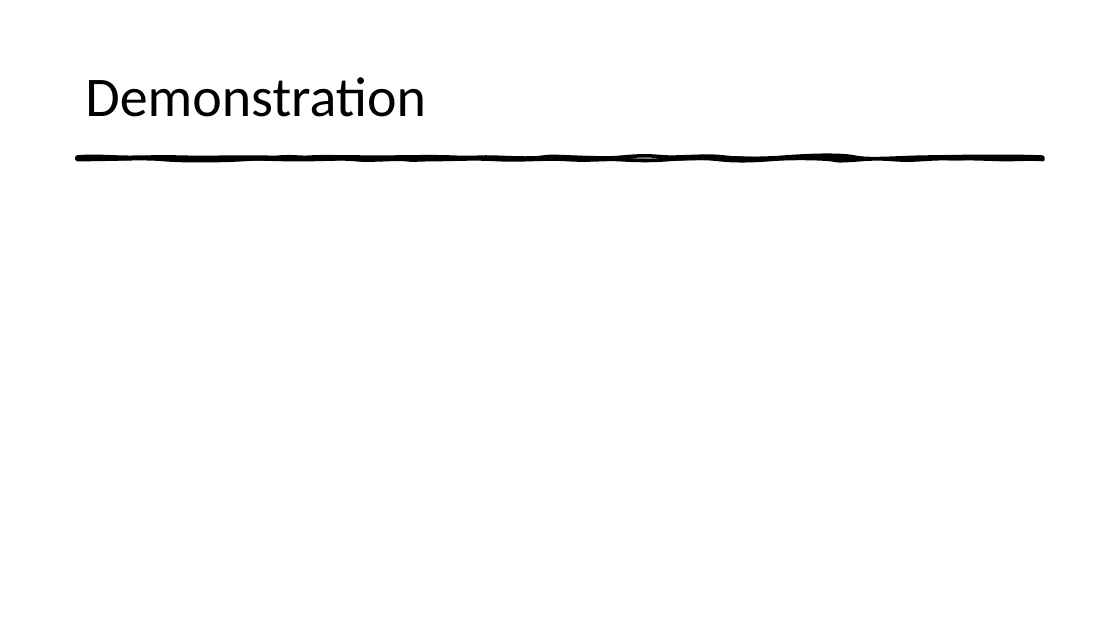
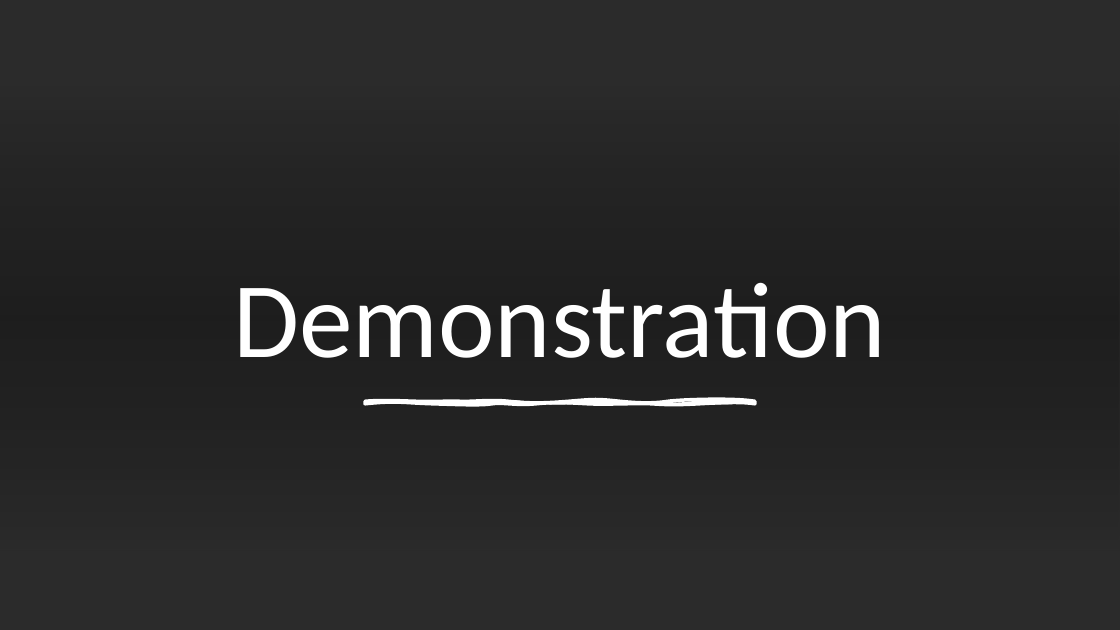
Before and after one commit to flacolaco/final_project, a slide deck: slide 6 of presentation.pptx. Drawn at 1120x630 pixels with LibreOffice and Linux fonts; fonts in the diff are those of the drawing; background and template pictures are left out; a plain dark background stands for a picture behind light text. Boxes give left, top, right and bottom in pixels: in the first picture for what was removed or moved away, otherwise in the second. Text is boxed around its words. In the diff, an @@ line names an element or a change of style, - is before the commit and + after.

```diff
--- a/presentation.pptx
+++ b/presentation.pptx
@@ background #FFFFFF to picture (left out) @@
@@ rectangle added at bbox=[0, 0, 1120, 630], fill #FFFFFF @@
@@ rectangle added at bbox=[0, 87, 1120, 551], fill gradient #000000 @@
@@ title "Demonstration": place and size @@
-title "Demonstration" at bbox=[85, 77, 426, 117]
+title "Demonstration" at bbox=[233, 282, 886, 358]
@@ title "Demonstration" at bbox=[233, 282, 886, 358]: size 48 to 92 pt, text colour #000000 to #FFFFFF; alignment left to centre; line spacing 1 to 0.9; vertical alignment middle to bottom @@
@@ freeform shape removed at bbox=[77, 157, 1044, 160] @@
@@ freeform shape added at bbox=[365, 402, 755, 404], fill #FFFFFF, outline #FFFFFF 3 pt @@
```
Also in this commit, not shown: 5 other slides changed, 1 slide added.
